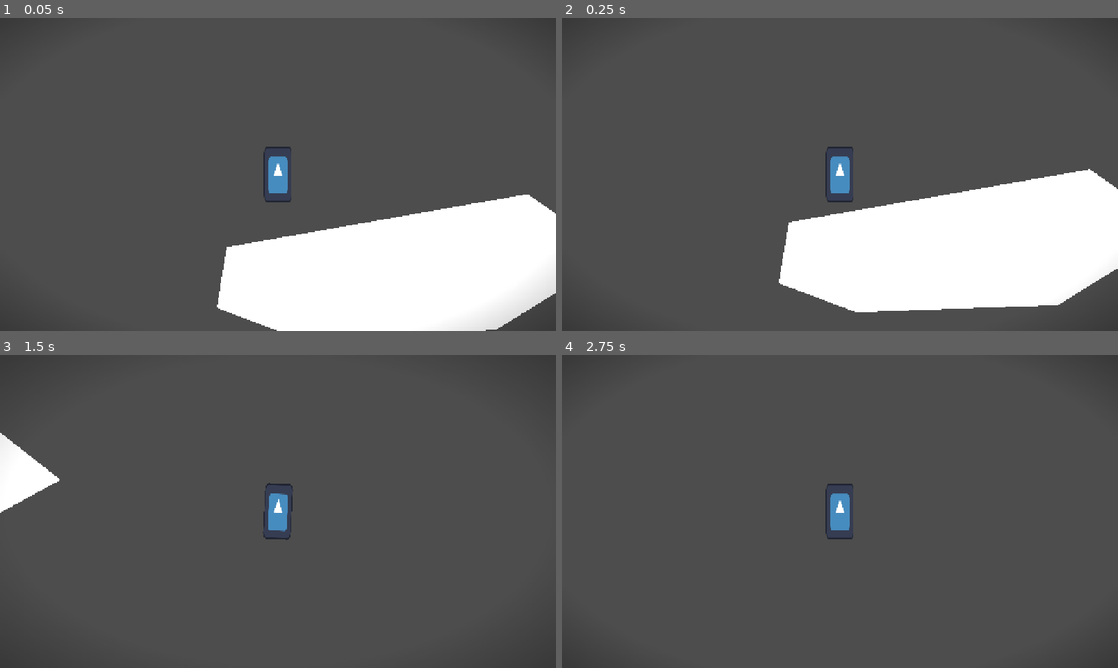
Above: before the commit, frames 1-4 (two rows, left to right).
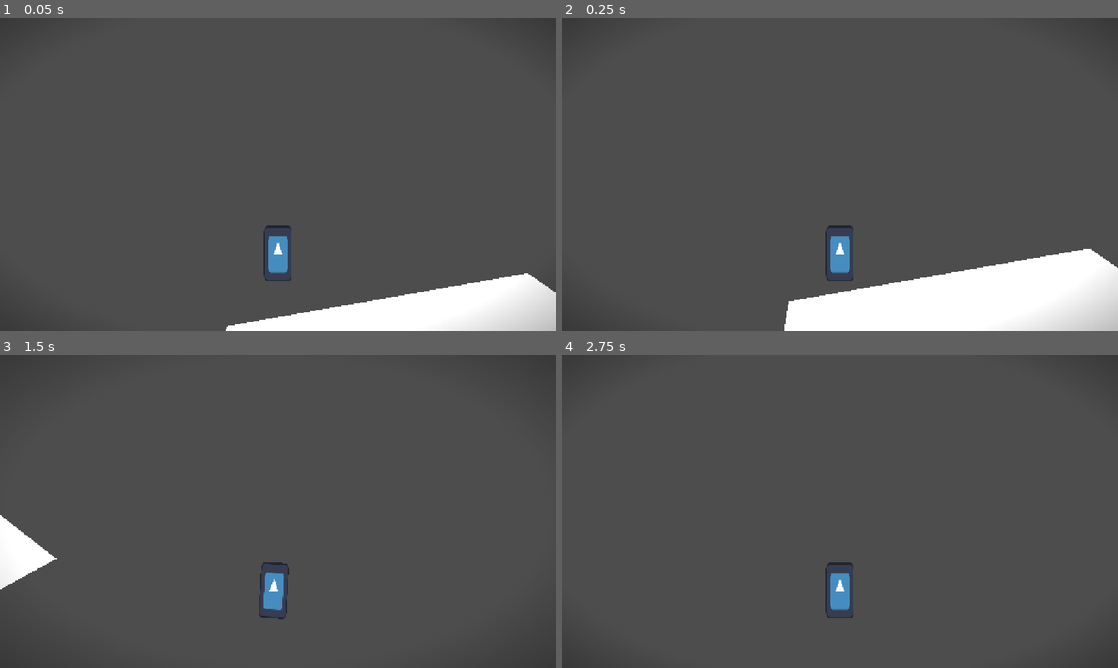
Above: after the commit, the same moments.

Repository: Jeremy-81/GamaBanda
Game: Godot game, scene res://scenes/game.tscn
Same seed, same stepped clock (60 frames per second), same inputs: the game is played once before the commit and once after it. The engine's default icon, where the game draws it, is replaced by a stand-in: a white triangle on a blue panel in a dark square.
Inputs:
- Up to frame 1 (0.05 s): no input
- Up to frame 2 (0.25 s): no input
- Up to frame 3 (1.5 s): hold D (go_right) from 0.53 s (still down); tap Ctrl (dash) at 0.6, 1.35 s; tap Space (jump) at 0.77 s
- Up to frame 4 (2.75 s): tap Space (jump) at 1.52 s; tap Enter at 2 s; release D (go_right) at 2.03 s; hold A (go_left) from 2.03 s (still down); tap Ctrl (dash) at 2.1 s

The runs differ from the first frame. In frame 1, 16% of the frame differs, in the area x 39-100%, y 41-100%; in frame 2, 21%; in frame 3, 3.6%; in frame 4, 1.0%.

Commit message:
Changed camera position

Diff:
--- a/scenes/objects/player/player.tscn
+++ b/scenes/objects/player/player.tscn
@@ -52,6 +52,7 @@
 texture = ExtResource("1_1bf4k")
 
 [node name="CameraTransform" type="RemoteTransform2D" parent="." unique_id=1222825734]
+position = Vector2(0, -182)
 
 [node name="DashTimer" type="Timer" parent="." unique_id=64227075]
 wait_time = 0.2
